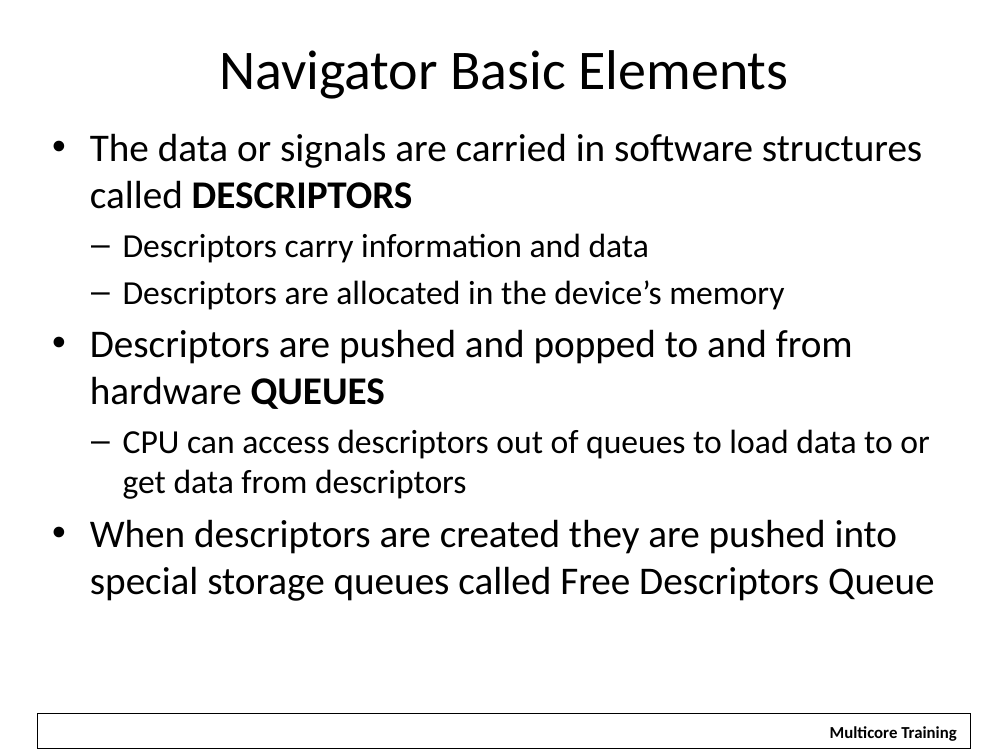
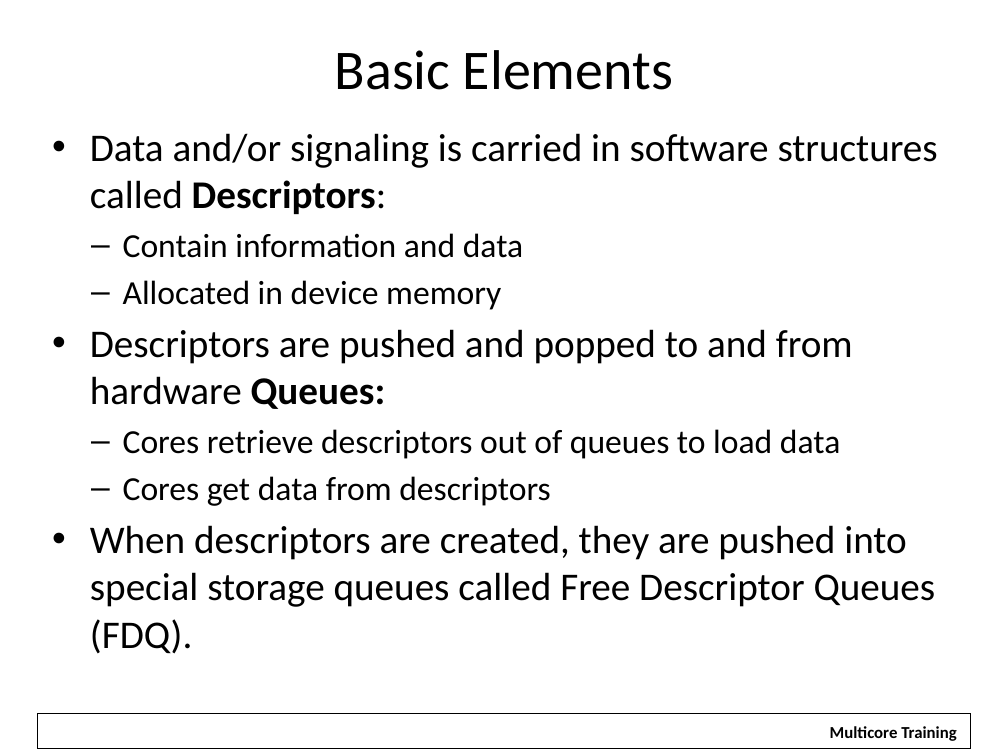
Before and after one commit to hari1989/keystone-workshop, a slide deck: slide 6 of slides/KeyStone Multicore Navigator.pptx (slide 5 before the commit). Drawn at 1008x756 pixels with LibreOffice and Linux fonts; fonts in the diff are those of the drawing; background and template pictures are left out. Boxes give left, top, right and bottom in pixels: in the first picture for what was removed or moved away, otherwise in the second. Text is boxed around its words. In the diff, an @@ line names an element or a change of style, - is before the commit and + after.

```diff
--- a/slides/KeyStone Multicore Navigator.pptx
+++ b/slides/KeyStone Multicore Navigator.pptx
@@ title at [335, 50, 673, 90]: text changed @@
-Navigator Basic Elements
+Basic Elements
@@ text at [90, 133, 938, 654]: text changed @@
-• The data or signals are carried in software structures called DESCRIPTORS
-  – Descriptors carry information and data
-  – Descriptors are allocated in the device’s memory
-• Descriptors are pushed and popped to and from hardware QUEUES
-  – CPU can access descriptors out of queues to load data to or get data from descriptors
-• When descriptors are created they are pushed into special storage queues called Free Descriptors Queue
+• Data and/or signaling is carried in software structures called Descriptors:
+  – Contain information and data
+  – Allocated in device memory
+• Descriptors are pushed and popped to and from hardware Queues:
+  – Cores retrieve descriptors out of queues to load data
+  – Cores get data from descriptors
+• When descriptors are created, they are pushed into special storage queues called Free Descriptor Queues (FDQ).
```
Also in this commit, not shown: 46 other slides changed, 1 slide added, 2 other files.
